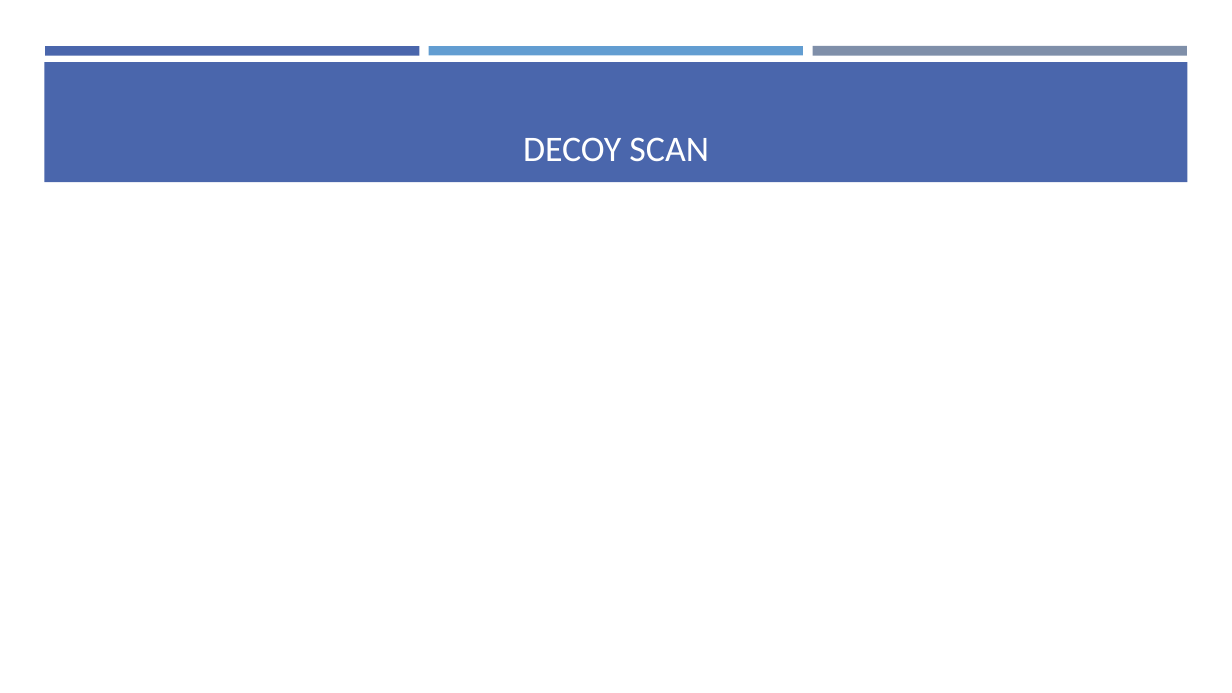
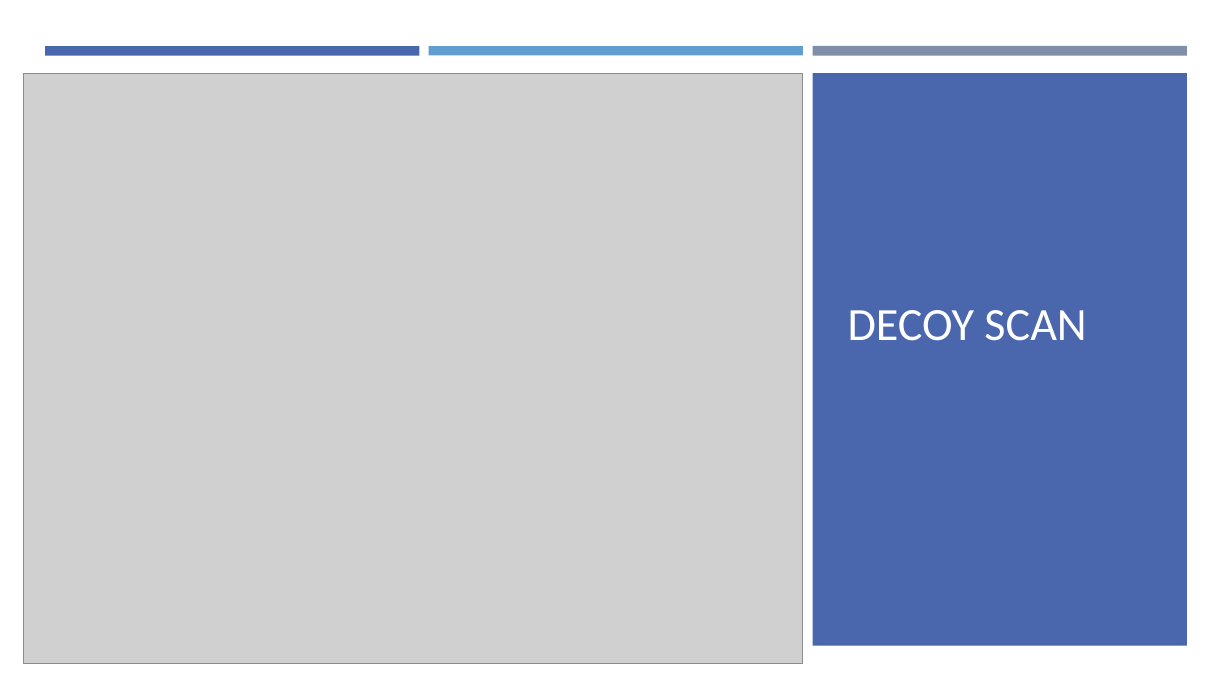
Before and after one commit to aqeebhussain122/hpc-offensive-security, a slide deck: slide 16 of Offensive Security Tactics for Linux Professionals - Active Reconnaissance.pptx (slide 13 before the commit). Drawn at 1232x693 pixels with LibreOffice and Linux fonts; fonts in the diff are those of the drawing; grey boxes stand for pictures. Boxes give left, top, right and bottom in pixels: in the first picture for what was removed or moved away, otherwise in the second. Text is boxed around its words. In the diff, an @@ line names an element or a change of style, - is before the commit and + after.

```diff
--- a/Offensive Security Tactics for Linux Professionals - Active Reconnaissance.pptx
+++ b/Offensive Security Tactics for Linux Professionals - Active Reconnaissance.pptx
@@ rectangle added at (0, 0, 1232, 693), fill #FFFFFF @@
@@ picture added at (23, 73, 803, 664) @@
@@ rectangle removed at (44, 62, 1188, 182) @@
@@ rectangle added at (812, 73, 1187, 646), fill #4A66AC @@
@@ title "DECOY SCAN": place and size @@
-title "DECOY SCAN" at (523, 137, 709, 161)
+title "DECOY SCAN" at (848, 310, 1086, 341)
@@ title "DECOY SCAN" at (848, 310, 1086, 341): size 28 to 36 pt; alignment centre to left @@
```
Also in this commit, not shown: 4 other slides changed, 3 slides added.
